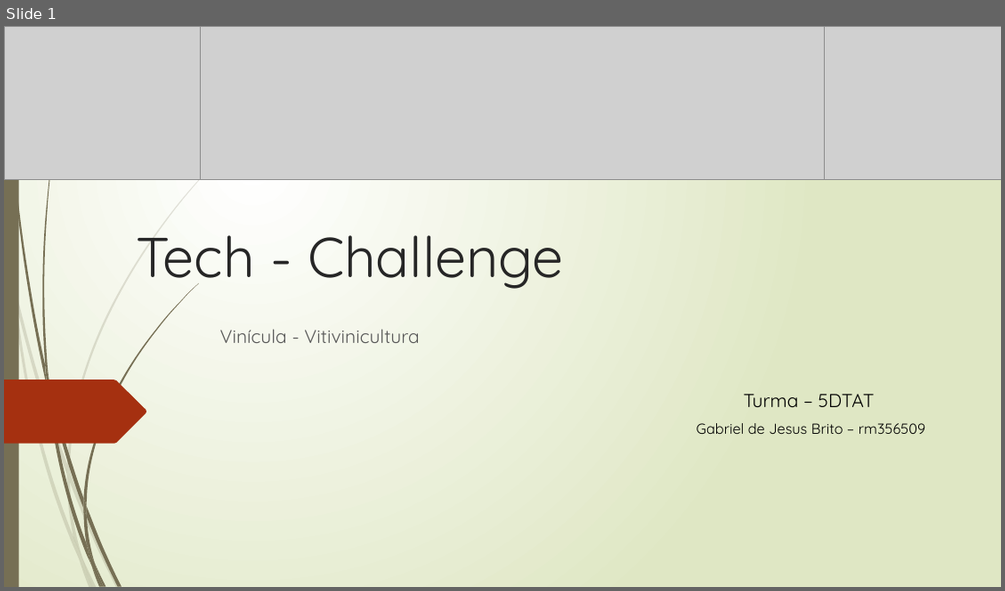
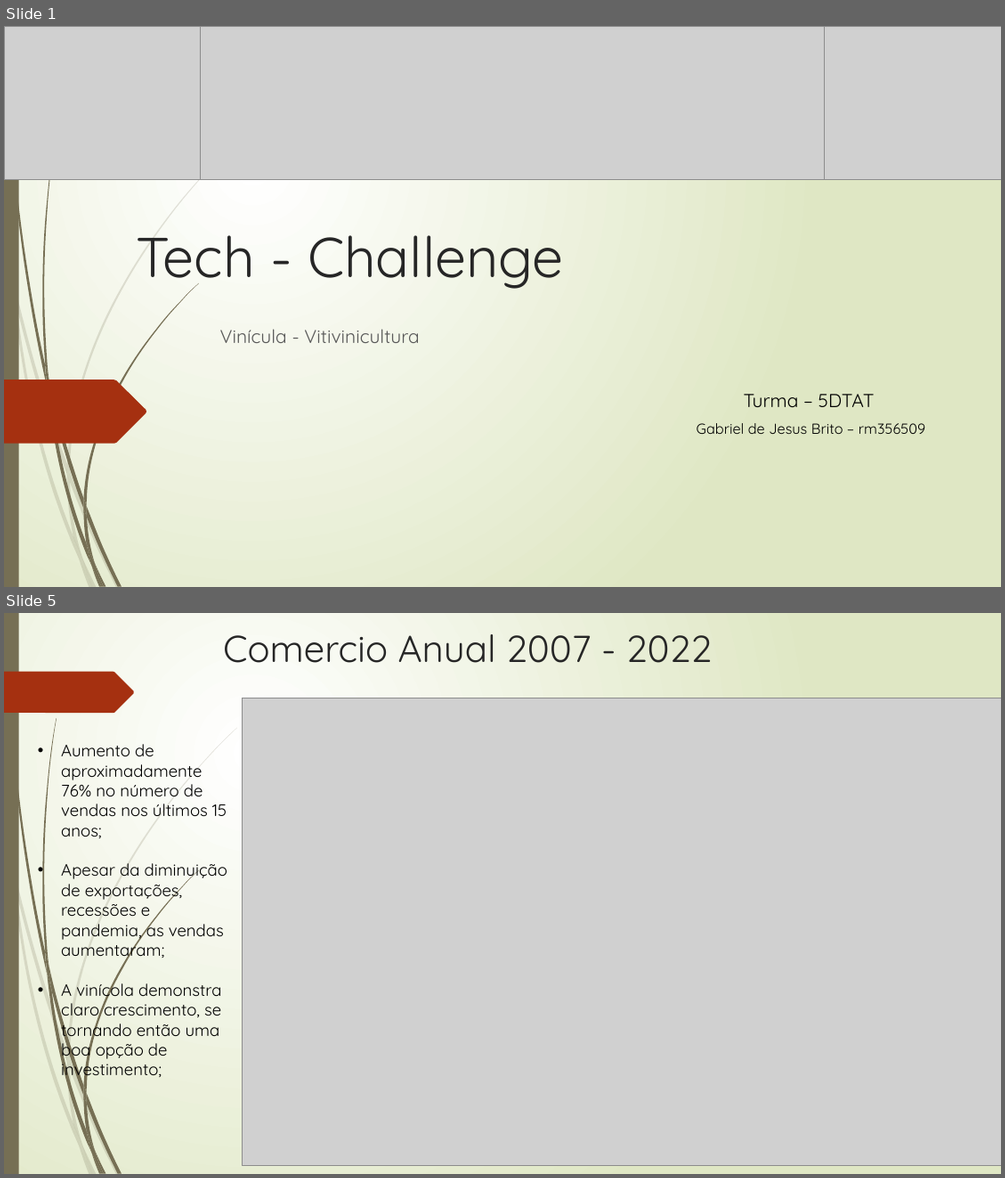
Before and after one commit to SinxCode/Tech-Challenge, a slide deck: Tech - Challenge.pptx. Shown one above the other, each under a label of ours: slide 1 before the commit, slides 1 and 5 after it; the slides between them are not shown. The pictures are 1005x591 and 1005x1178 pixels, drawn with LibreOffice and Linux fonts; fonts in the diff are those of the drawing; grey boxes stand for pictures. Boxes give left, top, right and bottom in pixels: in the first picture for what was removed or moved away, otherwise in the second. Text is boxed around its words. In the diff, an @@ line names an element or a change of style, - is before the commit and + after.

```diff
--- a/Tech - Challenge.pptx
+++ b/Tech - Challenge.pptx
@@ slide 5 added at [4, 613, 1001, 1174], background gradient #FFFFFF to #DFE8C4; not listed: 23 template elements that a slide beside it also shows @@
@@ title added at [223, 634, 712, 663], 36 pt, text #262626 @@
+Comercio Anual 2007 - 2022
@@ freeform shape added at [4, 672, 134, 713], fill #A53010 @@
@@ picture added at [242, 698, 1001, 1166] @@
@@ text added at [61, 744, 227, 1081], 16 pt, text #000000 @@
+• Aumento de aproximadamente 76% no número de vendas nos últimos 15 anos;
+• Apesar da diminuição de exportações, recessões e pandemia, as vendas aumentaram;
+• A vinícola demonstra claro crescimento, se tornando então uma boa opção de investimento;
```
Also in this commit, not shown: 1 slide changed, 4 other slides added, 1 other file.
